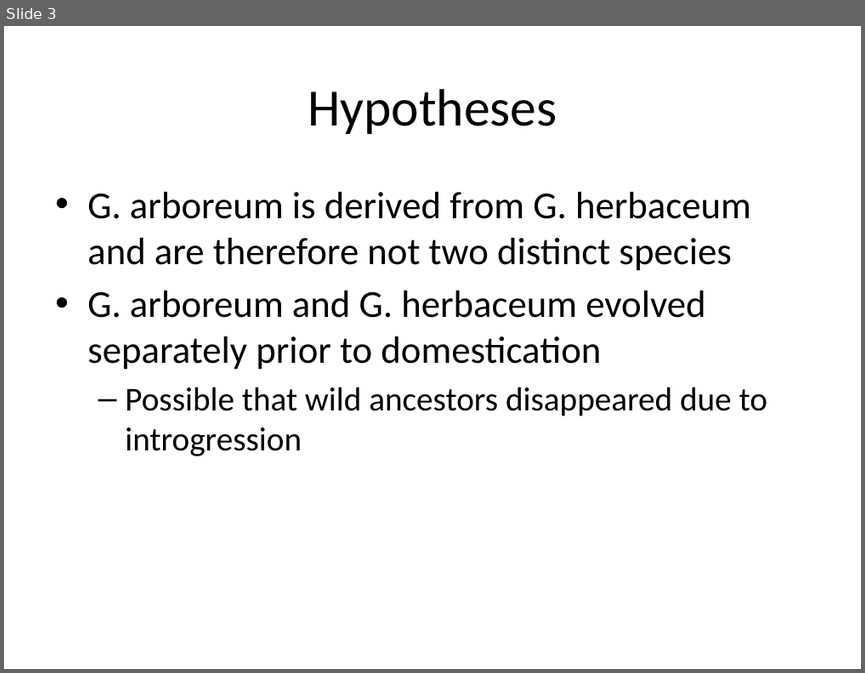
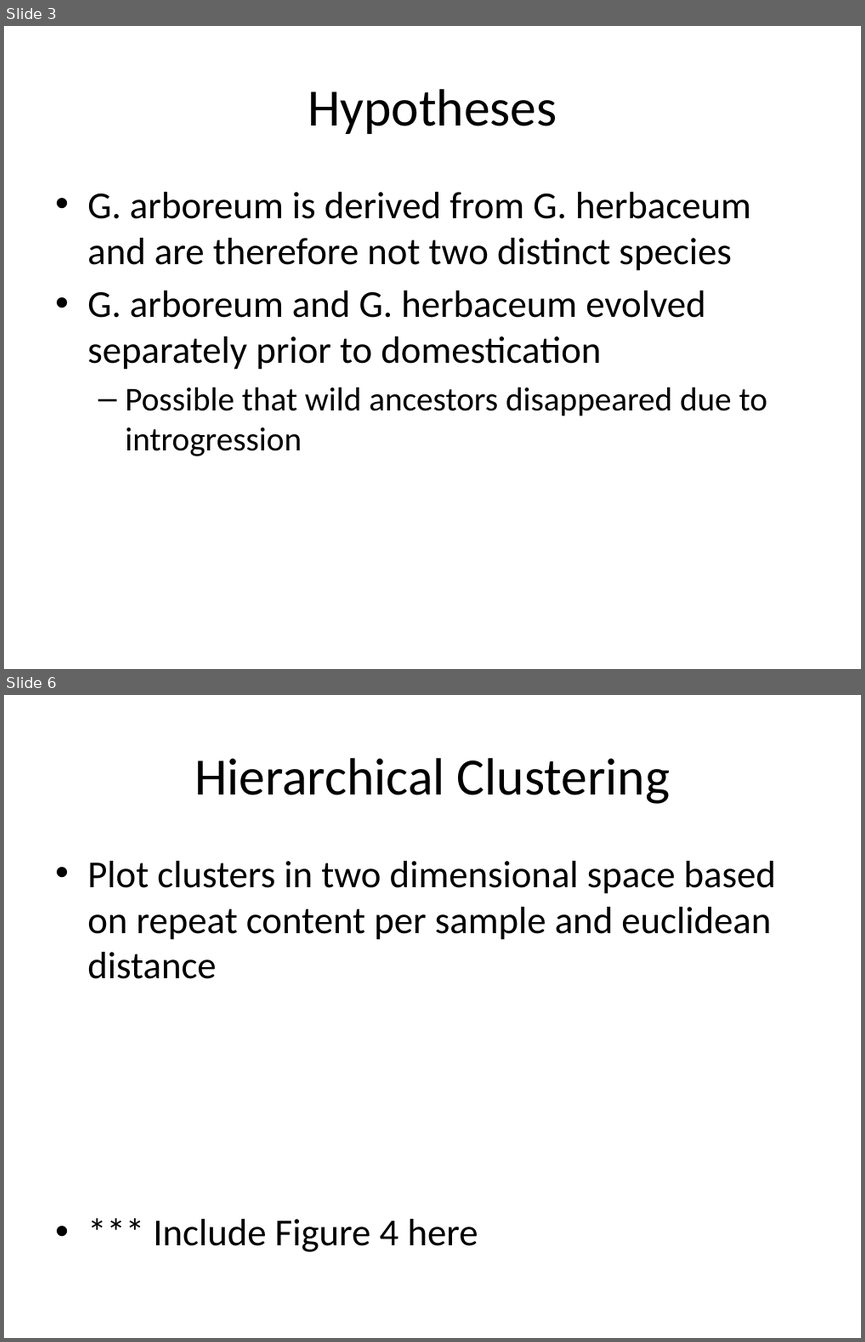
Before and after one commit to erdostal/EEOB546xFINALPROJECT, a slide deck: EEOBFINALPRESENTATION.pptx. Shown one above the other, each under a label of ours: slide 3 before the commit, slides 3 and 6 after it; the slides between them are not shown. The pictures are 865x673 and 865x1342 pixels, drawn with LibreOffice and Linux fonts; fonts in the diff are those of the drawing. Boxes give left, top, right and bottom in pixels: in the first picture for what was removed or moved away, otherwise in the second. Text is boxed around its words. In the diff, an @@ line names an element or a change of style, - is before the commit and + after.

```diff
--- a/EEOBFINALPRESENTATION.pptx
+++ b/EEOBFINALPRESENTATION.pptx
@@ slide 6 added at <box>4,695,861,1338</box>, background #FFFFFF @@
@@ title added at <box>194,758,670,804</box>, 44 pt, text #000000 @@
+Hierarchical Clustering
@@ text added at <box>87,861,776,1252</box>, 32 pt, text #000000 @@
+• Plot clusters in two dimensional space based on repeat content per sample and euclidean distance
+• *** Include Figure 4 here
```
Also in this commit, not shown: 2 other slides added.
